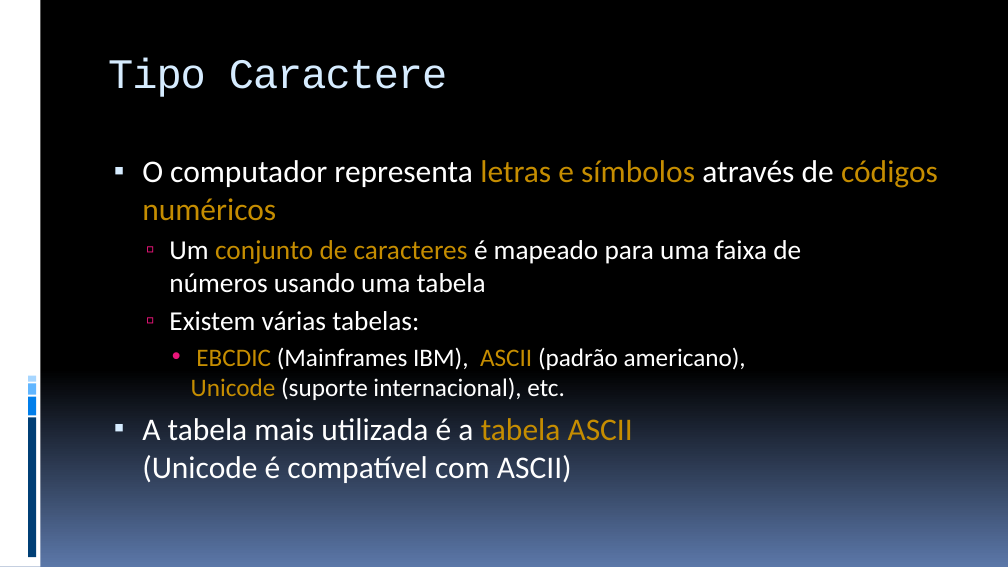
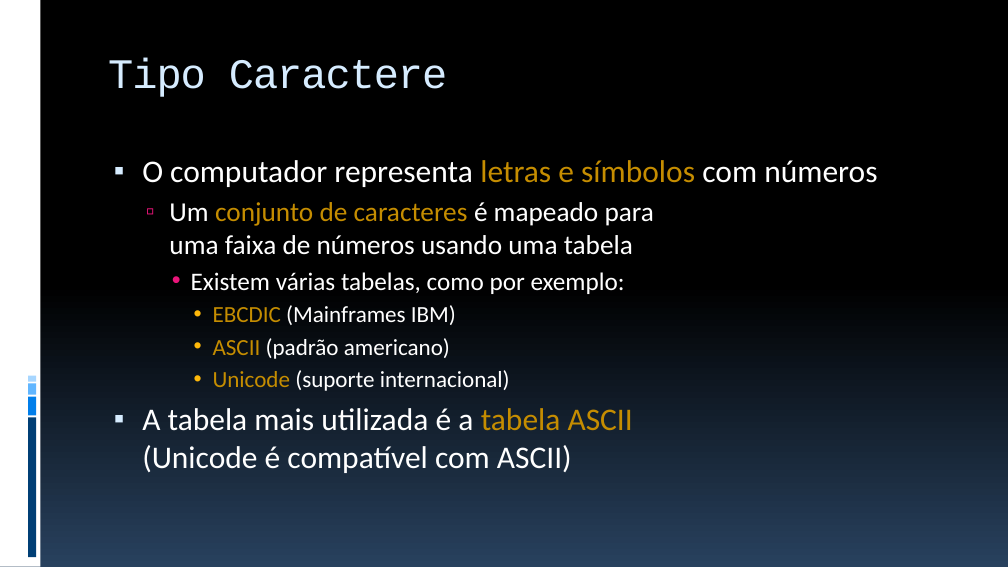
Before and after one commit to JudsonSS/ProgComp, a slide deck: slide 6 of Slides/07. Tipos Caractere e Booleano.pptx. Drawn at 1008x567 pixels with LibreOffice and Linux fonts; fonts in the diff are those of the drawing. Boxes give left, top, right and bottom in pixels: in the first picture for what was removed or moved away, otherwise in the second. Text is boxed around its words. In the diff, an @@ line names an element or a change of style, - is before the commit and + after.

```diff
--- a/Slides/07. Tipos Caractere e Booleano.pptx
+++ b/Slides/07. Tipos Caractere e Booleano.pptx
@@ background gradient #000000 to #5B77A8 to gradient #000000 to #28415E @@
@@ text at (142, 160, 877, 187): text changed; text colour #C58D01 to #FFFFFF @@
-▪ O computador representa letras e símbolos através de códigos numéricos
+▪ O computador representa letras e símbolos com números
@@ text at (191, 272, 625, 391): text changed; size 24 to 22 pt @@
-  ▫ Existem várias tabelas:
-    • EBCDIC (Mainframes IBM), ASCII (padrão americano),
-      Unicode (suporte internacional), etc.
+    • Existem várias tabelas, como por exemplo:
+      • EBCDIC (Mainframes IBM)
+      • ASCII (padrão americano)
+      • Unicode (suporte internacional)
```
Also in this commit, not shown: 31 other slides changed, 9 other files.
